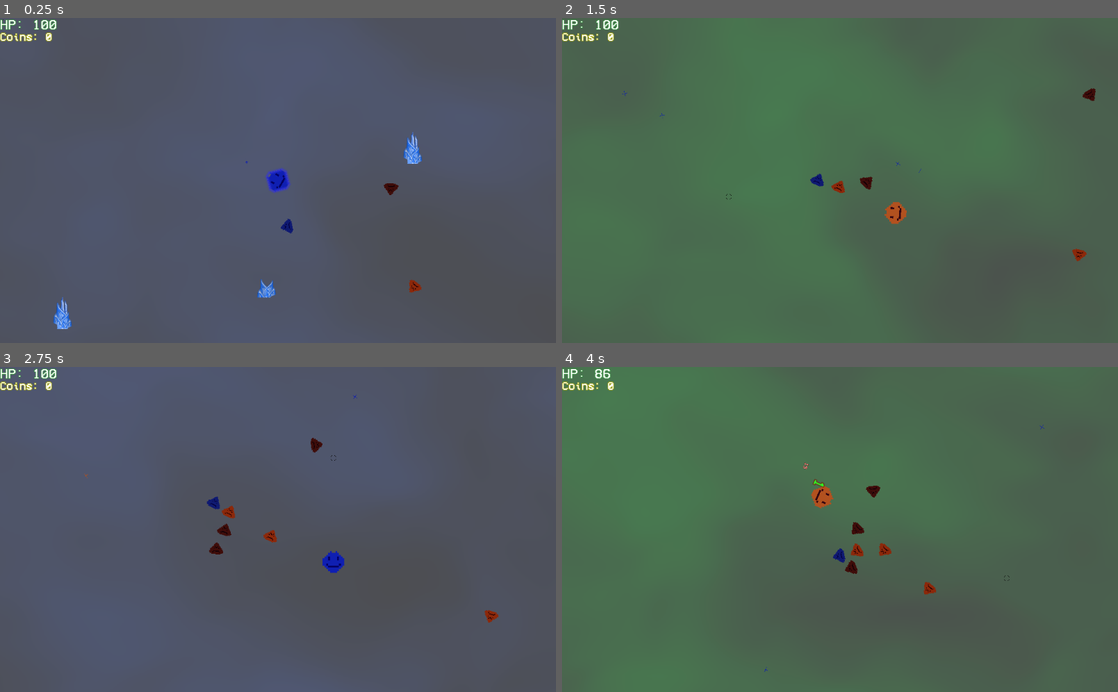
Above: before the commit, frames 1-4 (two rows, left to right).
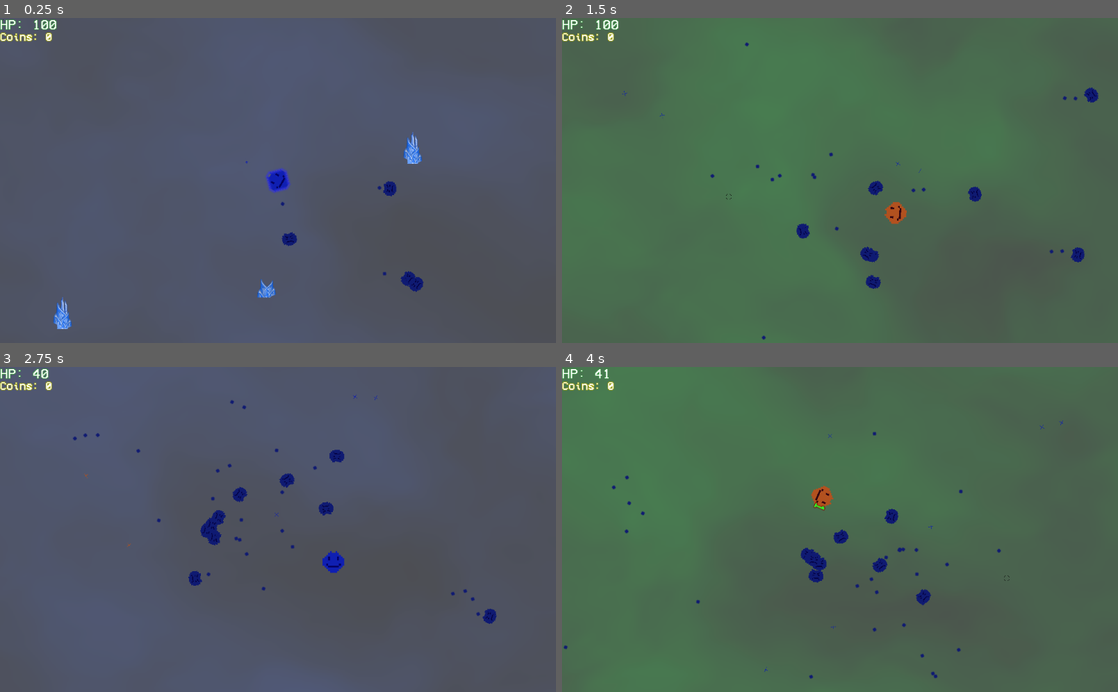
Above: after the commit, the same moments.

Repository: JuanG10/boss
Game: Godot game, scene res://proof of concept.tscn
Same seed, same stepped clock (60 frames per second), same inputs: the game is played once before the commit and once after it. The engine's default icon, where the game draws it, is replaced by a stand-in: a white triangle on a blue panel in a dark square.
Inputs (mouse positions are in pixels of both pictures, inside the frame that each line leads up to):
- Up to frame 1 (0.25 s): no input
- Up to frame 2 (1.5 s): tap Enter (ui_accept) at 0.5, 0.6, 0.77, 1.07 s; move the mouse to (962, 164) at 0.52 s; hold D (right) 0.53-1.28 s; move the mouse to (728, 196) at 1.27 s; hold S (down) from 1.28 s (still down); tap E (next_color) at 1.35 s
- Up to frame 3 (2.75 s): tap Enter (ui_accept) at 1.52, 1.55, 1.82, 2.3 s; move the mouse to (333, 458) at 2.02 s; release S (down) at 2.03 s; hold D (right) from 2.03 s (still down); tap Q (previous_color) at 2.1 s
- Up to frame 4 (4 s): move the mouse to (812, 594) at 2.77 s; release D (right) at 2.78 s; hold W (up) 2.78-3.53 s; tap Enter (ui_accept) at 2.85, 3.02, 3.32, 3.77, 3.8 s; move the mouse to (1006, 578) at 3.52 s; hold A (left) from 3.53 s (still down); tap E (next_color) at 3.6 s

The runs differ from the first frame. In frame 1, 0.4% of the frame differs, in the area x 50-77%, y 50-85%; in frame 2, 0.9%; in frame 3, 1.4%, in the area x 5-90%, y 0-80%; in frame 4, 1.4%.
Error in both runs: Invalid call. Nonexistent function 'instance' in base 'Nil'. (res://Trampas/TrapManager.gd:45)

Commit message:
agregado parcialmente el comportamiento de flocking

Diff:
--- a/Enemies/BasicEnemy/BasicEnemy.gd
+++ b/Enemies/BasicEnemy/BasicEnemy.gd
@@ -1,4 +1,4 @@
-extends KinematicBody2D
+extends Area2D
 
 var player
 var speed = 60
@@ -22,7 +22,7 @@
 var Bullet = preload("res://Enemies/Bullet.tscn")
 
 var colores     = [Color(0.0627, 0.102, 0.451),Color(0.551, 0.1582, 0.041),Color(0.251, 0.051, 0.0431)]
-var collisiones = [0b100000001, 0b100000010, 0b100000100]
+var collisiones = [0b100000000100000001, 0b100000010, 0b100000100]
 var specials    = ["special_blue", "special_orange", "special_red"]
 var tipo
 
@@ -61,6 +61,8 @@
 		minimun_range_flag = false
 
 func _process(_delta):
+	if Input.is_action_just_pressed("ui_accept"):
+		print(get_global_position())
 	if stun_timer.is_stopped():
 		is_stunned = false
 	if slow_timer.is_stopped():
@@ -108,3 +110,9 @@
 	explosion.get_child(0).process_material.color_ramp.gradient.colors[1] = explosion_color
 	explosion.get_child(0).emitting = true
 	get_parent().call_deferred("add_child", explosion)
+
+func _on_FlockingArea_body_entered(_body):
+	print("im working")
+
+func _on_FlockingArea_body_exited(_body):
+	print("still working")
--- a/Enemies/BasicEnemy/BasicEnemy.tscn
+++ b/Enemies/BasicEnemy/BasicEnemy.tscn
@@ -14,7 +14,10 @@
 [sub_resource type="CircleShape2D" id=2]
 radius = 103.178
 
-[node name="BasicEnemy" type="KinematicBody2D"]
+[sub_resource type="CircleShape2D" id=3]
+radius = 88.7916
+
+[node name="BasicEnemy" type="Area2D"]
 script = ExtResource( 2 )
 
 [node name="Sprite" type="Sprite" parent="."]
@@ -41,12 +44,19 @@
 [node name="Blue" type="Node" parent="State_handler"]
 script = ExtResource( 8 )
 
-[node name="Area2D" type="Area2D" parent="."]
+[node name="Minimun_range" type="Area2D" parent="."]
 collision_layer = 1024
 collision_mask = 0
 
-[node name="CollisionShape2D" type="CollisionShape2D" parent="Area2D"]
+[node name="CollisionShape2D" type="CollisionShape2D" parent="Minimun_range"]
 shape = SubResource( 2 )
+
+[node name="FlockingArea" type="Area2D" parent="."]
+collision_layer = 0
+collision_mask = 131072
+
+[node name="CollisionShape2D" type="CollisionShape2D" parent="FlockingArea"]
+shape = SubResource( 3 )
 [connection signal="tree_exiting" from="." to="." method="_on_death"]
-[connection signal="area_entered" from="Area2D" to="." method="close_enough"]
-[connection signal="area_exited" from="Area2D" to="." method="far_enough"]
+[connection signal="area_entered" from="Minimun_range" to="." method="close_enough"]
+[connection signal="area_exited" from="Minimun_range" to="." method="far_enough"]
--- a/Enemies/BasicEnemy/Blue.gd
+++ b/Enemies/BasicEnemy/Blue.gd
@@ -1 +1,84 @@
 extends "res://state_machine/state.gd"
+
+var player
+var enemy
+var target = Vector2.ZERO
+var velocity
+var friction
+var acc
+
+#var Pave  = Vector2.ZERO
+#var Vave  = Vector2.ZERO
+#var Save  = Vector2.ZERO
+var steer = Vector2.ZERO
+#var lookS = Vector2.ZERO
+#var vel   = Vector2.ZERO
+
+func initialize(p, e):
+	player = p
+	enemy = e
+	friction = enemy.friction
+	velocity = enemy.velocity
+
+func update(delta):
+	if enemy.get_node("FlockingArea").get_overlapping_areas().size() < 2:
+		emit_signal("finished", "chasing")
+	if enemy.minimun_range_flag:
+		emit_signal("finished", "minimun_range")
+	acc = Vector2.ZERO
+	steer = Vector2.ZERO
+	calc_cohesion()
+	calc_seek()
+	calc_alignment()
+	calc_separation()
+	velocity += steer.normalized()
+	#enemy.move_and_slide(velocity.normalized() * enemy.speed)
+	enemy.position += velocity.normalized() * enemy.speed * delta
+	enemy.look_at(player.global_position)
+
+func calc_seek():
+	acc = (player.global_position - enemy.global_position).normalized()
+	steer += (acc - velocity) * 2
+
+func calc_cohesion():
+	var flock_mates = enemy.get_node("FlockingArea").get_overlapping_areas()
+	var average = Vector2.ZERO
+
+	if flock_mates.size() > 1:
+		for f in flock_mates:
+			if f != enemy:
+				average += f.get_global_position() - enemy.get_global_position()
+		average /= flock_mates.size() - 1
+		#average -= enemy.get_global_position()
+
+		acc      = average.normalized()
+		var u    = acos(acc.dot(velocity.normalized())) / PI
+		steer   += acc * u * .5
+
+func calc_separation():
+	var flock_mates = enemy.get_node("FlockingArea").get_overlapping_areas()
+	var average = Vector2.ZERO
+
+	if flock_mates.size() > 1:
+		for f in flock_mates:
+			if f != enemy:
+				average += f.get_global_position() - enemy.get_global_position()
+		average /= flock_mates.size() - 1
+		acc      = average.normalized()
+
+		var u    = 1/(average - enemy.get_global_position()).length()
+		steer   -= acc * u
+
+func calc_alignment():
+	var average = Vector2.ZERO
+	var flock_mates = enemy.get_node("FlockingArea").get_overlapping_areas()
+
+	if flock_mates.size() > 1:
+		for f in flock_mates:
+			if f != enemy:
+				average += player.get_global_position() - f.get_global_position()
+		average /= flock_mates.size() - 1
+		acc      = average.normalized()
+
+		var v    = acos(acc.dot(velocity.normalized())) / PI
+		steer   += acc * v
--- a/Enemies/BasicEnemy/Chasing.gd
+++ b/Enemies/BasicEnemy/Chasing.gd
@@ -3,23 +3,36 @@
 var player
 var enemy
 var target = Vector2.ZERO
-var velocity = Vector2.ZERO
+var velocity
 var friction
 
 func initialize(p, e):
 	player = p
 	enemy = e
 	friction = enemy.friction
+	velocity = enemy.velocity
 
-func update(_delta):
+#func enter():
+#	print("hello")
+
+#func exit():
+#	print("bye")
+
+func red_condition():
+	return enemy.minimun_range_flag and enemy.tipo == 2
+
+func blue_condition():
+	return enemy.get_node("FlockingArea").get_overlapping_areas().size() > 1 and enemy.tipo == 0
+
+func update(delta):
+	if red_condition() or blue_condition():
+			emit_signal("finished", enemy.special)
+	if enemy.minimun_range_flag:
+			emit_signal("finished", "minimun_range")
 	if not enemy.is_stunned:
 		target = player.global_position - enemy.global_position
 		velocity += target
 		velocity *= friction
 		enemy.look_at(player.global_position)
-		enemy.move_and_slide(velocity.normalized() * enemy.speed)
-	if enemy.minimun_range_flag:
-		if enemy.special == "special_red":
-			emit_signal("finished", "special_red")
-		else:
-			emit_signal("finished", "minimun_range")
+		#enemy.move_and_slide(velocity.normalized() * enemy.speed)
+		enemy.position += velocity.normalized() * enemy.speed * delta
--- a/Enemies/BasicEnemy/Minimun_range.gd
+++ b/Enemies/BasicEnemy/Minimun_range.gd
@@ -14,11 +14,11 @@
 	speed = enemy.speed
 
 func update(_delta):
+	if not enemy.minimun_range_flag:
+		emit_signal("finished", "chasing")
 	#side_to_side()
 	if not enemy.is_stunned:
 		enemy.look_at(player.global_position)
-	if not enemy.minimun_range_flag:
-		emit_signal("finished", "chasing")
 
 func side_to_side():
 	var even_iteration = false
--- a/Enemies/BasicEnemy/Red.gd
+++ b/Enemies/BasicEnemy/Red.gd
@@ -14,11 +14,11 @@
 	speed = enemy.speed
 
 func update(_delta):
+	if not enemy.minimun_range_flag:
+		emit_signal("finished", "chasing")
 	#side_to_side()
 	if not enemy.is_stunned:
 		enemy.look_at(player.global_position)
-	if not enemy.minimun_range_flag:
-		emit_signal("finished", "chasing")
 
 func side_to_side():
 	var even_iteration = false
--- a/Enemies/MeleeEnemy/Blue.gd
+++ b/Enemies/MeleeEnemy/Blue.gd
@@ -1,5 +1,44 @@
 extends "res://state_machine/state.gd"
 
+var player
+var enemy
+var target = Vector2.ZERO
+var velocity = Vector2.ZERO
+var friction
+
+var Pave  = Vector2.ZERO
+var Vave  = Vector2.ZERO
+var steer = Vector2.ZERO
+
+func initialize(p, e):
+	player = p
+	enemy = e
+	friction = enemy.friction
+
 func update(_delta):
-	print("work in progress")
-	emit_signal("finished", "chasing")
+	if enemy.get_node("ChargeRange").get_overlapping_bodies().size() == 0:
+		emit_signal("finished", "chasing")
+	calc_cohesion()
+	calc_aligment()
+	enemy.move_and_slide(steer)
+
+func calc_cohesion():
+	target = player.global_position - enemy.global_position
+	var flock_mates = enemy.get_node("ChargeRange").get_overlapping_bodies()
+	for f in flock_mates:
+		Pave += f.get_global_position() - enemy.get_global_position()
+	Pave /= flock_mates.size()
+	Pave -= enemy.get_global_position()
+	Pave  = Pave.normalized()
+	Pave  = acos(Pave * target.normalized()) / PI
+	steer += Pave
+
+func calc_aligment():
+	target = player.global_position - enemy.global_position
+	var flock_mates = enemy.get_node("ChargeRange").get_overlapping_bodies()
+	for f in flock_mates:
+		Vave += player.get_global_position() - f.get_global_position()
+	Vave /= flock_mates.size()
+	Vave  = Vave.normalized()
+	Vave  = acos(Vave * target.normalized()) / PI
+	steer += Vave
--- a/Enemies/MeleeEnemy/Chasing.gd
+++ b/Enemies/MeleeEnemy/Chasing.gd
@@ -11,12 +11,18 @@
 	enemy = e
 	friction = enemy.friction
 
-func update(delta):
+func red_condition():
+	return enemy.charge_flag and enemy.tipo == 2
+
+func blue_condition():
+	return enemy.get_node("ChargeRange").get_overlapping_bodies().size() > 0 and enemy.tipo == 0
+
+func update(_delta):
 	if not enemy.is_stunned:
 		target = player.global_position - enemy.global_position
 		velocity += target
 		velocity *= friction
 		enemy.look_at(player.global_position)
 		enemy.move_and_slide(velocity.normalized() * enemy.speed)
-	if enemy.charge_flag:
+	if red_condition() or blue_condition():
 		emit_signal("finished", enemy.special)
--- a/Enemies/MeleeEnemy/MeleeEnemy.gd
+++ b/Enemies/MeleeEnemy/MeleeEnemy.gd
@@ -19,6 +19,7 @@
 var colores     = [Color(0.0627, 0.102, 0.451),Color(0.551, 0.1582, 0.041),Color(0.251, 0.051, 0.0431)]
 var collisiones = [0b100000001, 0b100000010, 0b100000100]
 var specials    = ["special_blue", "special_orange", "special_red"]
+var tipo
 
 var explosion_color:Color
 
@@ -37,6 +38,7 @@
 
 func initialize(t, n):
 	player = t
+	tipo = n
 	$Sprite.modulate = colores[n]
 	explosion_color = colores[n]
 	collision_layer = collisiones[n]
--- a/Enemies/MeleeEnemy/State_handler.gd
+++ b/Enemies/MeleeEnemy/State_handler.gd
@@ -7,7 +7,6 @@
 func _ready():
 	states_map = {
 		"chasing"        : chasing,
-		"special_orange" : chasing,
 		"special_red"    : special_red,
 		"special_blue"   : special_blue,
 	}
--- a/Player/BFLaser.gd
+++ b/Player/BFLaser.gd
@@ -1,6 +1,6 @@
 extends Area2D
 
-func _physics_process(delta):
+func _physics_process(_delta):
 	if scale.x < 8:
 		scale.x *= 1.1
 	if scale.y < 5:
--- a/Player/GreenBehavior.gd
+++ b/Player/GreenBehavior.gd
@@ -14,7 +14,7 @@
 func initialize(p):
 	player = p
 
-func handle(body):
+func handle(_body):
 	pass
 
 func power():
--- a/main.gd
+++ b/main.gd
@@ -10,59 +10,60 @@
 
 func _ready():
 	$Player.initialize($Player/CanvasLayer/HP, $Player/CanvasLayer/Coins)
-	spawnMelee(1)
+	spawnBasic(10, 0)
+	#spawnBasic(10, 1)
 	timer.set_one_shot(true)
 	timer.set_wait_time(5)
 	add_child(timer)
 
 func _process(_delta):
-	if timer.is_stopped():
+	if timer.is_stopped() and false:
 		timer.start()
 		if points < 100:
 			FogBackground.change_bg_octaves(2)
-			spawnMelee(6)
+			spawnMelee(6, rand_range(0,3))
 		elif points < 300:
 			FogBackground.change_bg_octaves(3)
-			spawnMelee(4)
-			spawnBasic(2)
+			spawnMelee(4, rand_range(0,3))
+			spawnBasic(2, rand_range(0,3))
 		elif points < 500:
 			FogBackground.change_bg_octaves(4)
-			spawnMelee(3)
-			spawnBasic(2)
-			spawnAdvanced(1)
+			spawnMelee(3, rand_range(0,3))
+			spawnBasic(2, rand_range(0,3))
+			spawnAdvanced(1, rand_range(0,3))
 		elif points < 1000:
 			FogBackground.change_bg_octaves(5)
-			spawnMelee(6)
-			spawnBasic(1)
-			spawnAdvanced(3)
+			spawnMelee(6, rand_range(0,3))
+			spawnBasic(1, rand_range(0,3))
+			spawnAdvanced(3, rand_range(0,3))
 		elif points < 2000:
 			FogBackground.change_bg_octaves(6)
-			spawnMelee(4)
-			spawnBasic(6)
-			spawnAdvanced(2)
+			spawnMelee(4, rand_range(0,3))
+			spawnBasic(6, rand_range(0,3))
+			spawnAdvanced(2, rand_range(0,3))
 		else:
 			FogBackground.change_bg_octaves(1)
-			spawnBasic(6)
-			spawnAdvanced(6)
+			spawnBasic(6, rand_range(0,3))
+			spawnAdvanced(6, rand_range(0,3))
 
-func spawnMelee(n):
+func spawnMelee(n, c):
 	for _i in range(n):
 		var enemy:KinematicBody2D = melee_template.instance()
-		enemy.initialize($Player,rand_range(0,3))
+		enemy.initialize($Player, c)
 		enemy.set_position(RandomPos())
 		add_child(enemy)
 
-func spawnBasic(n):
+func spawnBasic(n, c):
 	for _i in range(n):
-		var enemy:KinematicBody2D = basic_template.instance()
-		enemy.initialize($Player,rand_range(0,3))
+		var enemy:Area2D = basic_template.instance()
+		enemy.initialize($Player, c)
 		enemy.set_position(Vector2(RandomPos()))
 		add_child(enemy)
 
-func spawnAdvanced(n):
+func spawnAdvanced(n, c):
 	for _i in range(n):
 		var enemy:KinematicBody2D = advanced_tmplt.instance()
-		enemy.initialize($Player,rand_range(0,3))
+		enemy.initialize($Player, c)
 		enemy.set_position(Vector2(RandomPos()))
 		add_child(enemy)
 
Not shown: 1 places in Enemies/BasicEnemy/BasicEnemy.tscn that only renumber resources
